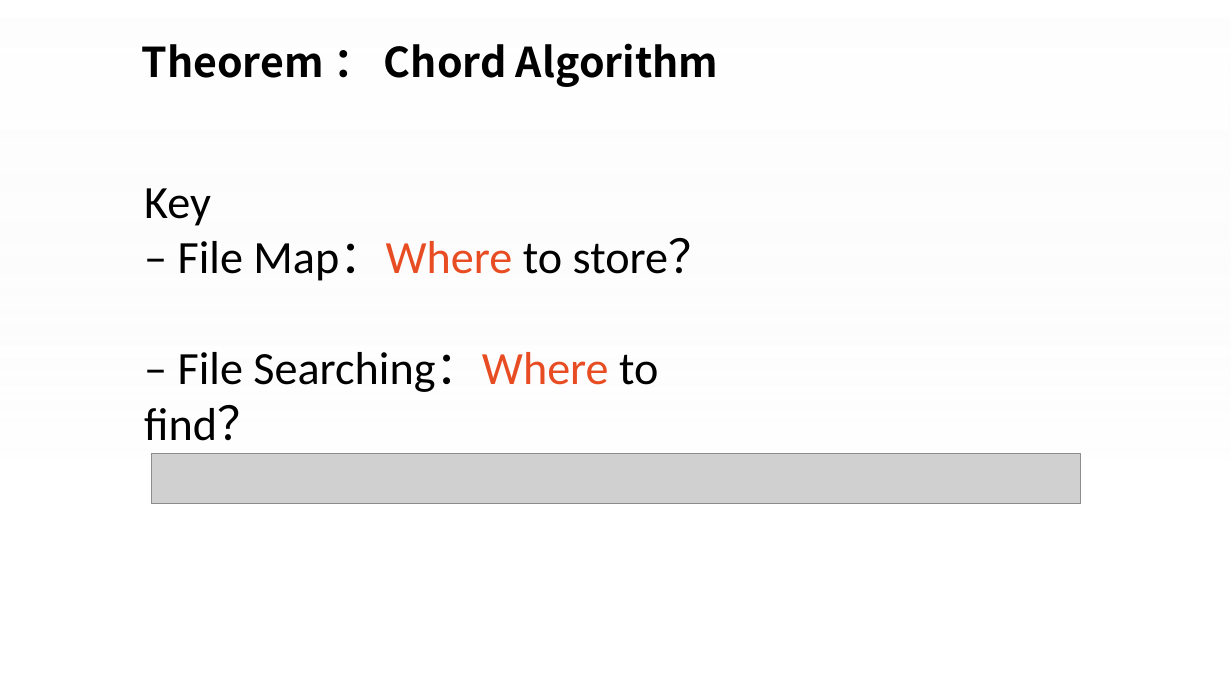
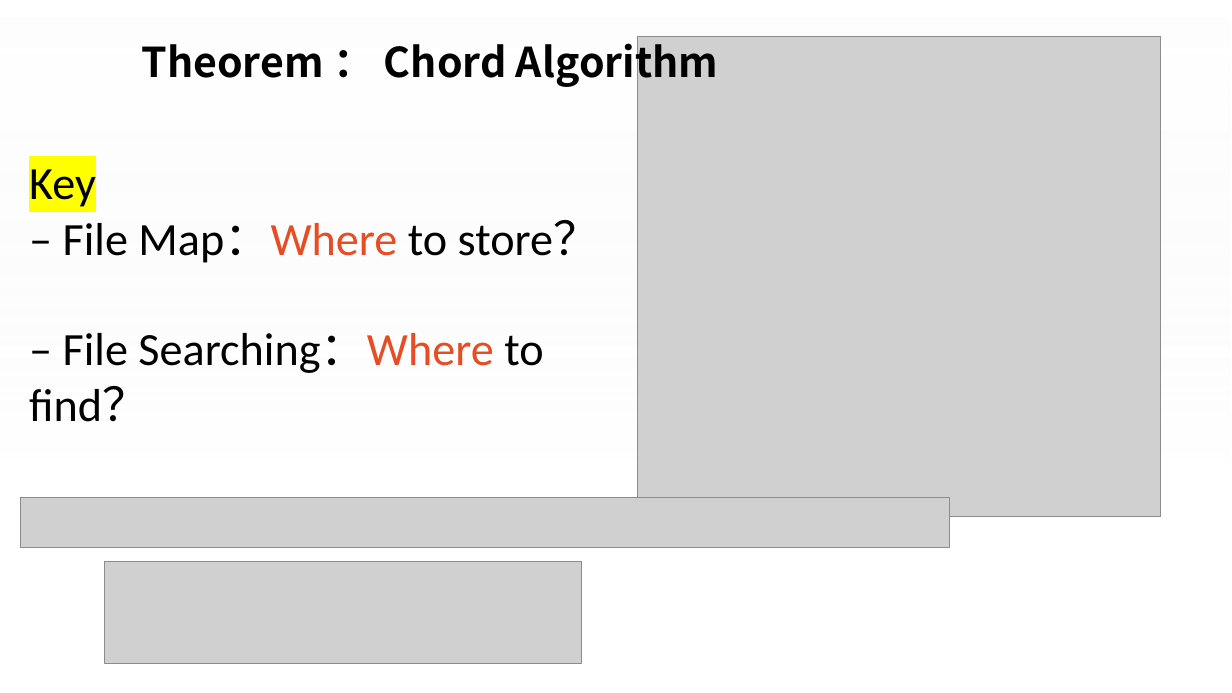
Before and after one commit to CharmingZh/Qtas, a slide deck: slide 11 of 第二次组会.pptx. Drawn at 1232x693 pixels with LibreOffice and Linux fonts; fonts in the diff are those of the drawing; grey boxes stand for pictures; background and template pictures are left out. Boxes give left, top, right and bottom in pixels: in the first picture for what was removed or moved away, otherwise in the second. Text is boxed around its words. In the diff, an @@ line names an element or a change of style, - is before the commit and + after.

```diff
--- a/第二次组会.pptx
+++ b/第二次组会.pptx
@@ picture added at (x1=638, y1=37, x2=1162, y2=517) @@
@@ text "Key" moved from (x1=144, y1=188, x2=715, y2=392) to (x1=29, y1=169, x2=600, y2=373) @@
@@ text at (x1=29, y1=169, x2=96, y2=207): highlight none to #FFFF00 in "Key" @@
@@ picture moved from (x1=152, y1=454, x2=1081, y2=504) to (x1=20, y1=498, x2=950, y2=548) @@
@@ picture added at (x1=105, y1=562, x2=582, y2=664) @@
```
Also in this commit, not shown: 4 other slides changed, 4 slides added, 1 slide removed, 3 other files.
